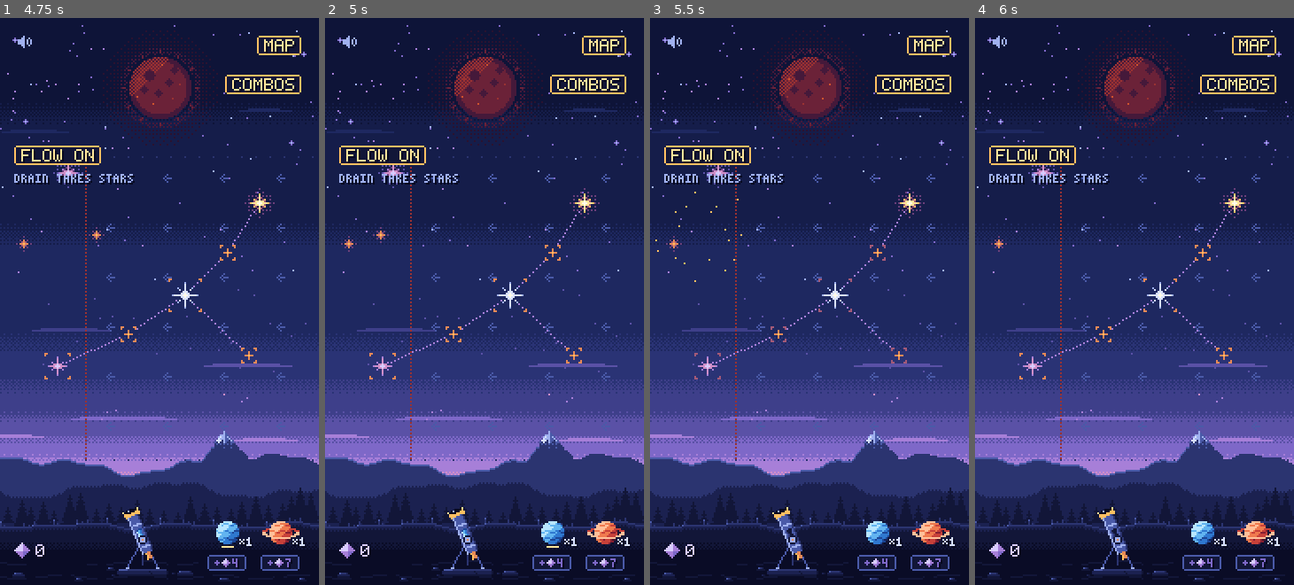
Above: before the commit, frames 1-4 (left to right).
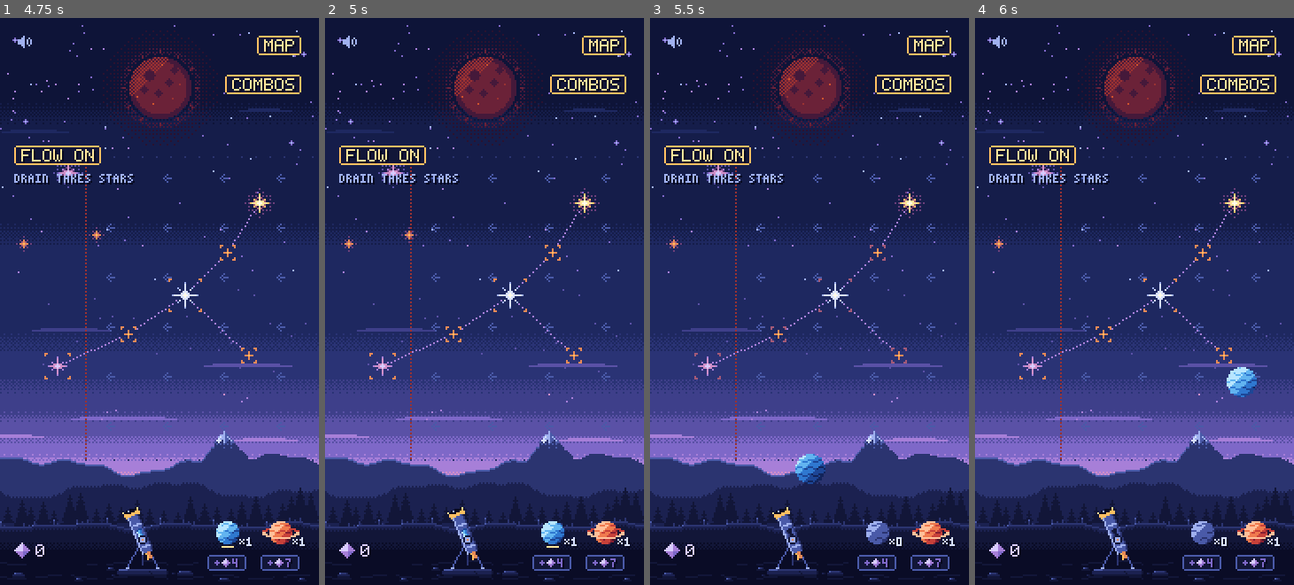
Above: after the commit, the same moments.

Repository: mrafael1/DustInSpace
Game: Godot game, scene res://game/scenes/app.tscn
Same seed, same stepped clock (60 frames per second), same inputs: the game is played once before the commit and once after it.
Inputs (mouse positions are in pixels of both pictures, inside the frame that each line leads up to):
- Up to frame 1 (4.75 s): tap Enter at 0.5 s; move the mouse to (143, 414) at 0.52 s; hold Shift 0.53-1.25 s; click (143, 414) at 0.67 s; drag from (255, 386) to (143, 414) at 1.27 s; move the mouse to (63, 216) at 2.02 s; hold A 2.03-2.75 s; tap Ctrl at 2.1 s; drag from (175, 301) to (63, 216) at 2.77 s; move the mouse to (111, 159) at 3.52 s; hold A 3.53-4.25 s; tap U at 3.6 s; drag from (229, 273) to (111, 159) at 4.27 s
- Up to frame 2 (5 s): no input
- Up to frame 3 (5.5 s): move the mouse to (745, 329) at 5.02 s; tap L at 5.1 s; click (745, 329) at 5.17 s
- Up to frame 4 (6 s): drag from (1166, 176) to (1070, 329) at 5.77 s

Frame 1 is identical in both runs. In frame 2, less than 0.1% of the frame differs, in the area x 15-29%, y 36-40%; in frame 3, 0.7%, in the area x 1-80%, y 30-94%; in frame 4, 0.7%.

Commit message:
feat: a drained star cuts out at the field's edge as the drain flashes ember, with a low buzz
Co-Authored-By: Claude Opus 5.5 <noreply@anthropic.com>

Diff:
--- a/game/scenes/current_view.gd
+++ b/game/scenes/current_view.gd
@@ -1,8 +1,12 @@
 class_name CurrentView
 extends Node2D
-## Cool flow cues behind stars, with an ember line where a draining flow loses stars. Destination
-## brackets appear only while aiming (ember round a star that would drain); random pack contents
-## stay hidden. The core supplies every destination.
+## Cool flow cues behind stars, with an ember line where a draining flow loses stars (flashing
+## solid where one goes). Destination brackets appear only while aiming, and an ember trail from a
+## star that would drain; random pack contents stay hidden. The core supplies every destination.
+
+## A drained star flashes the drain where it crossed: a solid ember stretch, cut after this long.
+const FLASH_TIME: float = 0.25
+const FLASH_HALF: int = 6
 
 var aiming: bool = false:
 	set(value):
@@ -11,6 +15,8 @@
 			queue_redraw()
 var _run: RunState
 var _sequencer: EventSequencer
+## Drain flashes: the edge point each lit up, and its seconds left.
+var _flashes: Dictionary[Vector2i, float] = {}
 
 
 func _ready() -> void:
@@ -21,13 +27,29 @@
 	_run = run
 	_sequencer = sequencer
 	aiming = false
+	_flashes.clear()
 	set_process(run.current != null)
 	queue_redraw()
 
 
-func _process(_delta: float) -> void:
+func _process(delta: float) -> void:
+	advance(delta)
 	# Core positions change instantly; hide the preview until their views catch up.
 	queue_redraw()
+
+
+## Lights the drain where a star crossed it, at `at` (the edge point it left by).
+func flash_drain(at: Vector2i) -> void:
+	_flashes[at] = FLASH_TIME
+	queue_redraw()
+
+
+## Counts the drain flashes down. Driven by `_process`; tests call it directly.
+func advance(delta: float) -> void:
+	for at: Vector2i in _flashes.keys():
+		_flashes[at] -= delta
+		if _flashes[at] <= 0.0:
+			_flashes.erase(at)
 
 
 func _draw() -> void:
@@ -51,6 +73,9 @@
 	if _run.current.drains:
 		for point: Vector2i in _drain_edge(area, _run.current.displacement):
 			result[point] = Palette.S3
+		for at: Vector2i in _flashes:
+			for point: Vector2i in _flash(area, _run.current.displacement, at):
+				result[point] = Palette.S4
 	if aiming and not _sequencer.is_busy():
 		var destinations: Dictionary[int, Vector2i] = _run.current_preview()
 		for star: Star in _run.stars:
@@ -79,6 +104,18 @@
 	return points
 
 
+## A solid stretch of the drain line, FLASH_HALF px either side of where a star crossed it.
+func _flash(area: Rect2i, flow: Vector2i, at: Vector2i) -> Array[Vector2i]:
+	var edge: Array[Vector2i] = _drain_edge(area, flow)
+	var points: Array[Vector2i] = []
+	for offset: int in range(-FLASH_HALF, FLASH_HALF + 1):
+		var along: Vector2i = Vector2i(0, offset) if flow.x != 0 else Vector2i(offset, 0)
+		var point: Vector2i = Vector2i(edge[0].x, at.y) + along if flow.x != 0 else Vector2i(at.x, edge[0].y) + along
+		if area.has_point(point):
+			points.append(point)
+	return points
+
+
 ## The field's downstream side, where the flow drains: an ember dotted line, one dot in two.
 func _drain_edge(area: Rect2i, flow: Vector2i) -> Array[Vector2i]:
 	var points: Array[Vector2i] = []
--- a/game/scenes/main.gd
+++ b/game/scenes/main.gd
@@ -250,6 +250,8 @@
 	_sky.step_refused.connect(_sfx.play.bind(&"link_reject", 1.0))
 	_sky.link_cancelled.connect(_sfx.play.bind(&"pull_cancel", 1.0))
 	_sky.star_exploded.connect(_on_star_exploded)
+	# A drained star is the player's loss: the refused link's buzz, low.
+	_sky.star_drained.connect(func(_at: Vector2i) -> void: _sfx.play(&"link_reject", 0.7))
 	_sky.sunbeam_launched.connect(_sfx.play.bind(&"launch", 1.5))
 	_sky.sunbeam_landed.connect(_on_star_exploded)
 	(_sky.get_node("ConstellationLayer") as ConstellationView).string_sung.connect(_sfx.on_string_sung)
--- a/game/scenes/sky.gd
+++ b/game/scenes/sky.gd
@@ -45,6 +45,8 @@
 ## Scorpio: the constellation is complete and a star left in the sky burst at `at` (or Orion's
 ## arrow broke it). Feedback only.
 signal star_exploded(at: Vector2i)
+## A draining current took a star at `at`, on the field's edge. Feedback only.
+signal star_drained(at: Vector2i)
 
 const StarViewScene := preload("res://game/scenes/star_view.tscn")
 
@@ -83,6 +85,7 @@
 @onready var _link_layer: LinkLayer = $LinkLayer
 @onready var _star_layer: Node2D = $StarLayer
 @onready var _orion: OrionView = $OrionLayer
+@onready var _current: CurrentView = $CurrentLayer
 
 
 func _ready() -> void:
@@ -531,20 +534,28 @@
 
 ## Orion's hunting area (#71): his arrow flies to the ring's centre, and the stars inside burst as
 ## it lands; the next events (the new ring) wait for it.
-## The current: every moved star drifts; a drained one bursts as it leaves the field, for nothing.
+## The current: every moved star drifts; a drained one drifts to the field's edge and cuts out
+## there as the drain flashes, for nothing.
 func _shift(moves: Array[StarCurrent.Move]) -> void:
-	var hold: float = StarView.DRIFT_TIME
 	for move: StarCurrent.Move in moves:
 		var view: StarView = _views.get(move.star_id)
 		if view == null:
 			continue
-		view.drift_to(move.to)
-		if move.drained:
-			_views.erase(move.star_id)
-			view.exploded.connect(func(v: StarView) -> void: star_exploded.emit(Vector2i(v.position)))
-			view.explode(StarView.DRIFT_TIME)
-			hold = StarView.DRIFT_TIME + StarView.DISSOLVE_TIME * 0.5
-	_sequencer.hold(hold)
+		if not move.drained:
+			view.drift_to(move.to)
+			continue
+		_views.erase(move.star_id)
+		view.drained.connect(func(v: StarView) -> void:
+			_current.flash_drain(Vector2i(v.position))
+			star_drained.emit(Vector2i(v.position)))
+		view.drain_to(_edge_point(move.to))
+	_sequencer.hold(StarView.DRIFT_TIME)
+
+
+## Where a drained star's path meets the field's edge: the first pixel outside it.
+func _edge_point(exit: Vector2i) -> Vector2i:
+	var area: Rect2i = _run.current.region
+	return Vector2i(clampi(exit.x, area.position.x - 1, area.end.x), clampi(exit.y, area.position.y - 1, area.end.y))
 
 
 func _strike_area(stars: Array[Star]) -> void:
--- a/game/scenes/star_view.gd
+++ b/game/scenes/star_view.gd
@@ -13,6 +13,8 @@
 signal exploded(view: StarView)
 ## The halo appeared, changed or disappeared; whoever paints halos should redraw.
 signal halo_changed(view: StarView)
+## A draining current carried it to the field's edge (drain_to): it's gone, and frees itself.
+signal drained(view: StarView)
 
 enum State { SETTLING, IDLE, DISSOLVING, COLLAPSING, DRIFTING }
 
@@ -110,6 +112,8 @@
 var _collapse_swirl: float = 0.0
 var _collapse_hover: int = 0
 ## Seconds left before explode() bursts the star, or -1 when it isn't waiting to.
+## drain_to: the drift ends the star.
+var _draining: bool = false
 var _explode_wait: float = -1.0
 ## explode() was called: waiting to burst, or bursting.
 var _exploding: bool = false
@@ -155,7 +159,16 @@
 func drift_to(destination: Vector2i) -> void:
 	_from = Vector2i(position)
 	_to = destination
+	_draining = false
 	_enter(State.DRIFTING)
+
+
+## A draining current: drifts like drift_to to `edge`, where the field ends, then cuts out at once
+## (a hard cut, no flare: it's lost, not collected).
+func drain_to(edge: Vector2i) -> void:
+	drift_to(edge)
+	selected = false
+	_draining = true
 
 
 ## Flares, then vanishes and frees itself.
@@ -226,7 +239,11 @@
 			var k: float = minf(_time / DRIFT_TIME, 1.0)
 			position = Vector2(Vector2i(Vector2(_from).lerp(Vector2(_to), k * k * (3.0 - 2.0 * k)).round()))
 			_refresh()
-			if k >= 1.0:
+			if k >= 1.0 and _draining:
+				visible = false
+				drained.emit(self)
+				queue_free()
+			elif k >= 1.0:
 				_enter(State.IDLE)
 				settled.emit(self)
 		State.SETTLING:
--- a/tests/test_current_trial.gd
+++ b/tests/test_current_trial.gd
@@ -213,20 +213,33 @@
 	assert_null(main.run.current)
 
 
-func test_a_drained_star_drifts_out_then_bursts_and_leaves_the_sky() -> void:
+func test_a_drained_star_drifts_to_the_edge_and_cuts_out_as_the_drain_flashes() -> void:
 	var main: Main = _aquarius()
 	var doomed: Star = main.run.add_star(Star.Size.SMALL, Vector2i(60, 120))
 	var sky: SkyView = main.get_node("Sky")
 	var sequencer: EventSequencer = main.get_node("EventSequencer")
+	var flow: CurrentView = main.get_node("Sky/CurrentLayer")
 	sky.setup(main.run, sequencer)
 	var view: StarView = sky.star_view(doomed.id)
+	var drained_at: Array[Vector2i] = []
+	sky.star_drained.connect(func(at: Vector2i) -> void: drained_at.append(at))
+	var exploded: Array[Vector2i] = []
+	sky.star_exploded.connect(func(at: Vector2i) -> void: exploded.append(at))
 	assert_true(main.run.launch(Vector2i(150, 230)))
+	var edge := Vector2i(main.run.current.region.position.x - 1, 120)
 	for tick: int in 200:
 		sequencer.advance(0.03)
 		for child: Node in sky.get_node("StarLayer").get_children():
-			(child as StarView).advance(0.03)
-		if not sequencer.is_busy():
+			if is_instance_valid(child) and not child.is_queued_for_deletion():
+				(child as StarView).advance(0.03)
+		if not drained_at.is_empty():
 			break
-	assert_false(sequencer.is_busy())
+	assert_eq(drained_at, [edge] as Array[Vector2i], "it stops on the field's edge, not past it")
+	assert_true(view.is_queued_for_deletion(), "a hard cut: no flare, no burst")
+	assert_true(exploded.is_empty(), "no gold sparks: it's a loss, not a clear")
 	assert_null(sky.star_view(doomed.id), "the sky forgets it")
-	assert_true(view.is_exploding(), "it bursts like a star Orion breaks")
+	var x: int = main.run.current.region.position.x
+	assert_eq(flow.pixels().get(Vector2i(x, 120 + CurrentView.FLASH_HALF)), Palette.S4, "the drain flashes solid where it went")
+	assert_eq(flow.pixels().get(Vector2i(x, 121)), Palette.S4, "between the line's own dots too")
+	flow.advance(CurrentView.FLASH_TIME)
+	assert_ne(flow.pixels().get(Vector2i(x, 121)), Palette.S4, "then cuts back to the dotted line")
